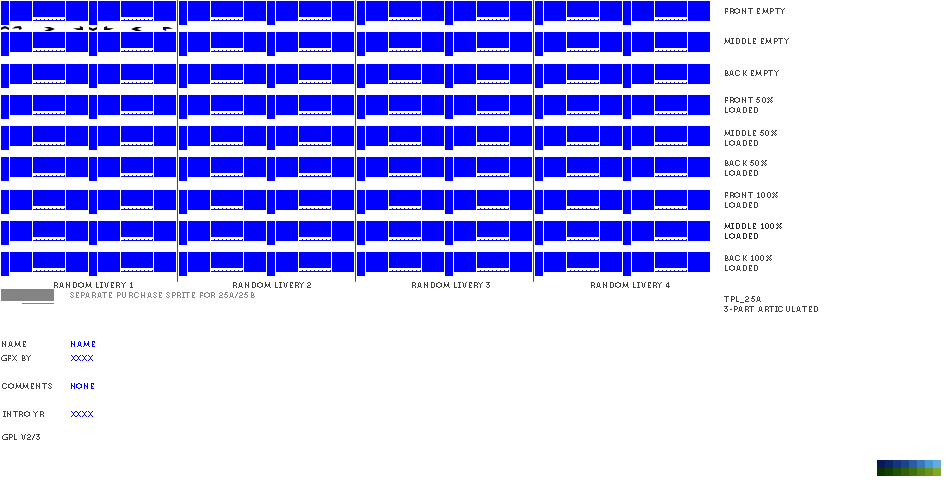
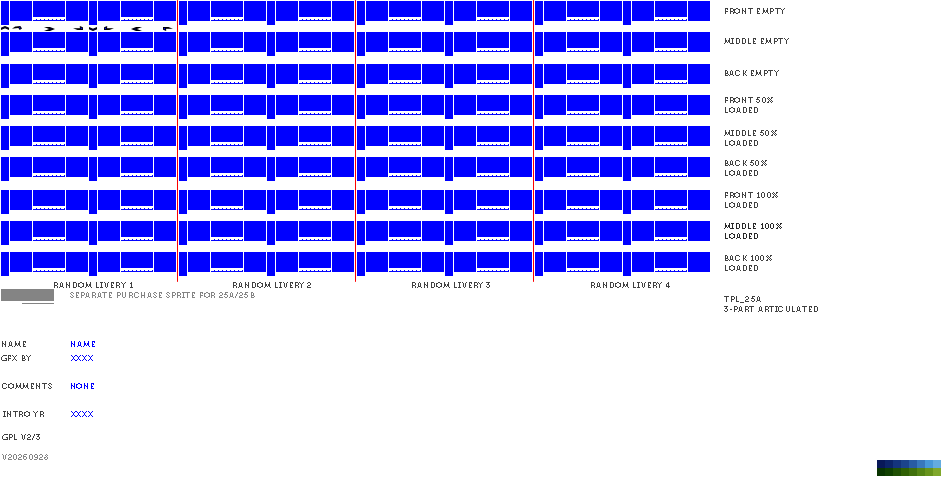
Two versions of the same layered image (950×480). Layer-by-layer changes:
added layer "v20260928" in group "text_dnc" over <box>2,454,48,460</box>
